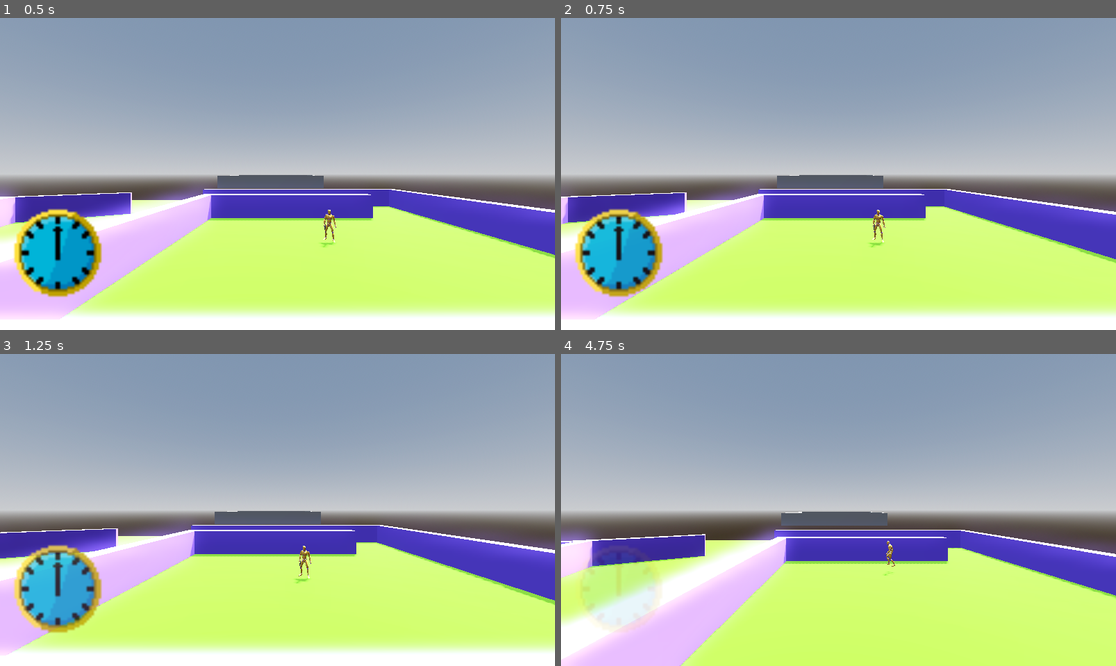
Above: before the commit, frames 1-4 (two rows, left to right).
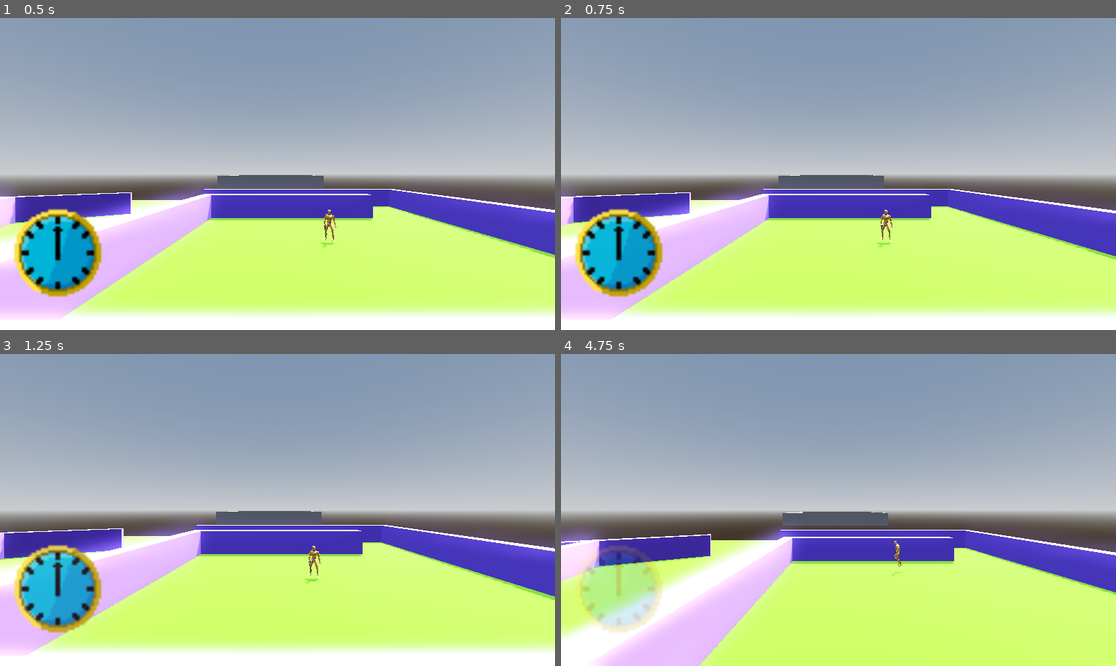
Above: after the commit, the same moments.

Repository: Alexis-dev410/VR_Test_Realm
Game: Godot game, scene res://Scenes/Test Realm.tscn
The game is run twice, just before and just after one commit, with the same random seed, the same clock (stepped at 60 frames per second) and the same inputs. The project has no main scene, so this scene is started directly.
Inputs (mouse positions are in pixels of both pictures, inside the frame that each line leads up to):
- Up to frame 1 (0.5 s): no input
- Up to frame 2 (0.75 s): tap Enter at 0.5 s; move the mouse to (960, 158) at 0.52 s; hold D from 0.53 s (still down); hold T (time_slow) from 0.53 s (still down); click (960, 158) at 0.67 s
- Up to frame 3 (1.25 s): keep holding D; keep holding T (time_slow)
- Up to frame 4 (4.75 s): move the mouse to (727, 525) at 1.27 s; release D at 1.28 s; release T (time_slow) at 1.28 s; hold S 1.28-2.03 s; tap T (time_slow) at 1.35, 2.3, 3.05, 3.8, 4.35 s; move the mouse to (894, 441) at 2.02 s; hold D 2.03-2.78 s; hold E 2.03-2.78 s; move the mouse to (810, 572) at 2.77 s; hold W 2.78-3.53 s; tap Q at 2.85 s; click (810, 572) at 2.92 s; move the mouse to (1005, 556) at 3.52 s; hold Shift 3.53-4.28 s; hold A from 3.53 s (still down); move the mouse to (672, 463) at 4.27 s

Frame 1 is identical in both runs. In frame 2, 2.2% of the frame differs, in the area x 0-100%, y 50-97%; in frame 3, 2.5%; in frame 4, 6.1%, in the area x 0-100%, y 50-100%.

Commit message:
Fixed the Time Slow to fully function Properly :Yippee:

Diff:
--- a/Scenes/TimeSlow.tscn
+++ b/Scenes/TimeSlow.tscn
@@ -73,7 +73,6 @@
 libraries = {
 &"": SubResource("AnimationLibrary_duh38")
 }
-speed_scale = 4.0
 
 [node name="Sprite2D" type="Sprite2D" parent="CanvasLayer/ClockRoot"]
 position = Vector2(120, 488.00006)
--- a/Scripts/TimeSlow.gd
+++ b/Scripts/TimeSlow.gd
@@ -6,13 +6,15 @@
 var is_active := false
 
 @onready var anim_player := $"../AnimationPlayer"
+@onready var manager := $"../../.."
 @onready var audio_start := $"../TimeSlowStart"
 @onready var audio_stop := $"../TimeSlowStop"
 
 func _ready():
 	await get_tree().process_frame
 	visible = true
-	anim_player.playback_process_mode = AnimationPlayer.ANIMATION_PROCESS_IDLE  # ignore time scale
+	anim_player.playback_process_mode = AnimationPlayer.ANIMATION_PROCESS_IDLE
+	anim_player.animation_finished.connect(Callable(self, "_on_animation_finished"))
 
 func _input(event):
 	if event.is_action_pressed("time_slow") and not is_active:
@@ -21,31 +23,32 @@
 func activate_clock() -> void:
 	is_active = true
 
-	# Speed up fade-in animation
 	anim_player.speed_scale = 4.0
 	anim_player.play("UseSlow")
 
 	if audio_start:
 		audio_start.play()
 
-	await timer_sequence()
+	if manager:
+		manager.start_time_slow()
 
-func timer_sequence() -> void:
-	# Wait for Time Slow duration (real seconds)
-	await get_tree().create_timer(use_time, false).timeout
+	var real_use_time := use_time
+	if manager:
+		real_use_time = manager.slow_duration * manager.slow_scale
 
-	# FORCE STOP current animation so the clock doesn't hang transparent
-	anim_player.stop()
+	await get_tree().create_timer(real_use_time, false).timeout
 
-	# Reset normal speed for recharge
+	if manager and manager.has_method("end_time_slow_now"):
+		manager.end_time_slow_now()
+	elif manager and manager.has_method("_end_time_slow"):
+		manager._end_time_slow()
+
 	anim_player.speed_scale = 1.0
 	anim_player.play("RechargeSlow")
 
-	# Play stop audio
 	if audio_stop:
 		audio_stop.play()
 
-	# Wait for recharge period (real seconds)
-	await get_tree().create_timer(recharge_time, false).timeout
-
-	is_active = false
+func _on_animation_finished(anim_name: String) -> void:
+	if anim_name == "RechargeSlow" and not anim_player.is_playing():
+		is_active = false
--- a/Scripts/TimeSlowManager.gd
+++ b/Scripts/TimeSlowManager.gd
@@ -1,147 +1,43 @@
 extends Node
 class_name TimeSlowManager
 
-signal time_slow_started(target_scale: float, duration: float)
-signal time_slow_ended()
+@export var slow_scale: float = 0.25
+@export var slow_duration: float = 5.0
 
-@export var slow_scale: float = 0.25         # engine time_scale when slowed
-@export var slow_duration: float = 5.0       # default automatic duration (seconds)
-@export var transition_time: float = 0.25    # ramp in/out time (seconds)
-@export var audio_bus_name: String = "Master" # bus to apply pitch shift (optional)
-@export var use_audio_pitch: bool = true     # toggle pitch effect usage
-@export var pitch_factor_multiplier: float = 1.0 # multiply target_scale to compute pitch
+@onready var audio_start := $"TimeSlowStart"
+@onready var audio_stop := $"TimeSlowStop"
 
 var _active: bool = false
-var _tween: Tween = null
-var _auto_timer: Timer = null
-var _bus_index: int = -1
-var _pitch_effect_idx: int = -1
-var _original_pitch_scale: float = 1.0
 
-func _ready() -> void:
-	# Prepare timer
-	_auto_timer = Timer.new()
-	_auto_timer.one_shot = true
-	add_child(_auto_timer)
-	_auto_timer.timeout.connect(Callable(self, "_on_auto_timeout"))
-
-	# Resolve audio bus + pitch effect if requested
-	_bus_index = AudioServer.get_bus_index(audio_bus_name)
-	if _bus_index != -1 and use_audio_pitch:
-		# find first AudioEffectPitchShift on that bus
-		var count := AudioServer.get_bus_effect_count(_bus_index)
-		_pitch_effect_idx = -1
-		for i in range(count):
-			var eff = AudioServer.get_bus_effect(_bus_index, i)
-			if eff is AudioEffectPitchShift:
-				_pitch_effect_idx = i
-				_original_pitch_scale = eff.pitch_scale
-				break
-		if _pitch_effect_idx == -1:
-			# no pitch shift effect found; warn in console
-			push_warning("TimeSlowManager: no AudioEffectPitchShift found on bus '%s' (bus_index=%d). Add one if you want audio pitch scaling." % [audio_bus_name, _bus_index])
-	else:
-		_pitch_effect_idx = -1
-
-	# Ensure engine timescale starts at 1.0 (do not clobber project defaults)
-	Engine.time_scale = Engine.time_scale if Engine.time_scale > 0 else 1.0
-
-	# Optionally listen for a global input action (toggle)
-	# If you plan to put TimeSlowManager as Autoload, it will still receive _input calls.
-	set_process_input(true)
-
-
-func _input(event: InputEvent) -> void:
-	# toggle on action press
-	if event.is_action_pressed("time_slow"):
-		if not _active:
-			start_time_slow(slow_duration, slow_scale)
-
-
-
-func is_active() -> bool:
-	return _active
-
-
-func start_time_slow(duration: float = -1.0, scale: float = -1.0, pitch_scale: float = -1.0) -> void:
-	# duration: seconds to auto-end (use slow_duration if <=0)
-	# scale: engine time_scale target (use slow_scale if <=0)
-	# pitch_scale: audio pitch target (if <=0, computed from scale * multiplier)
-	var target_scale := scale if scale > 0.0 else slow_scale
-	var dur := duration if duration > 0.0 else slow_duration
-	var target_pitch := pitch_scale if pitch_scale > 0.0 else (target_scale * pitch_factor_multiplier)
-
-	# if already active, refresh timer and re-tween to new values
+func start_time_slow() -> void:
 	if _active:
-		if _auto_timer.is_stopped() == false:
-			_auto_timer.stop()
-		_auto_timer.wait_time = dur
-		_auto_timer.start()
-		# re-tween to the new target quickly
-		_start_tween(target_scale, target_pitch)
-		emit_signal("time_slow_started", target_scale, dur)
 		return
 
 	_active = true
-	emit_signal("time_slow_started", target_scale, dur)
+	Engine.time_scale = slow_scale
 
-	# auto-end timer
-	_auto_timer.wait_time = dur
-	_auto_timer.start()
+	if audio_start:
+		audio_start.play()
 
-	# start tweening
-	_start_tween(target_scale, target_pitch)
+	var timer = Timer.new()
+	timer.one_shot = true
+	timer.wait_time = slow_duration
+	add_child(timer)
 
+	timer.timeout.connect(Callable(self, "_on_timeout").bind(timer))
+	timer.start()
 
-func end_time_slow() -> void:
+func _on_timeout(timer: Timer) -> void:
+	end_time_slow_now()
+	if timer:
+		timer.queue_free()
+
+func end_time_slow_now() -> void:
 	if not _active:
 		return
 
 	_active = false
-	if _auto_timer and _auto_timer.is_stopped() == false:
-		_auto_timer.stop()
+	Engine.time_scale = 1.0
 
-	# tween back to 1.0 and reset audio pitch
-	_start_tween(1.0, 1.0)
-	emit_signal("time_slow_ended")
-
-
-func _start_tween(target_scale: float, target_pitch: float) -> void:
-	# kill existing tween
-	if _tween:
-		_tween.kill()
-		_tween = null
-
-	# create tween for Engine.time_scale
-	_tween = get_tree().create_tween()
-	_tween.tween_property(Engine, "time_scale", target_scale, transition_time).set_trans(Tween.TRANS_SINE).set_ease(Tween.EASE_OUT)
-
-	# audio pitch: use callable bind to pass argument
-	if _pitch_effect_idx != -1 and use_audio_pitch:
-		var cb := Callable(self, "_apply_pitch").bind(target_pitch)
-		_tween.tween_callback(cb)
-
-	# ensure final cleanup when tween finishes (only needed when returning to 1)
-	_tween.connect("finished", Callable(self, "_on_tween_finished"))
-
-
-func _apply_pitch(value: float) -> void:
-	if _bus_index == -1 or _pitch_effect_idx == -1:
-		return
-	var eff = AudioServer.get_bus_effect(_bus_index, _pitch_effect_idx)
-	if eff is AudioEffectPitchShift:
-		eff.pitch_scale = value
-
-
-func _on_tween_finished() -> void:
-	# If we ended back at 1.0, ensure audio pitch reset
-	if Engine.time_scale >= 0.999:
-		# restore original pitch if we stored it earlier
-		if _pitch_effect_idx != -1:
-			var eff = AudioServer.get_bus_effect(_bus_index, _pitch_effect_idx)
-			if eff is AudioEffectPitchShift:
-				eff.pitch_scale = _original_pitch_scale
-
-
-func _on_auto_timeout() -> void:
-	end_time_slow()
+	if audio_stop:
+		audio_stop.play()
